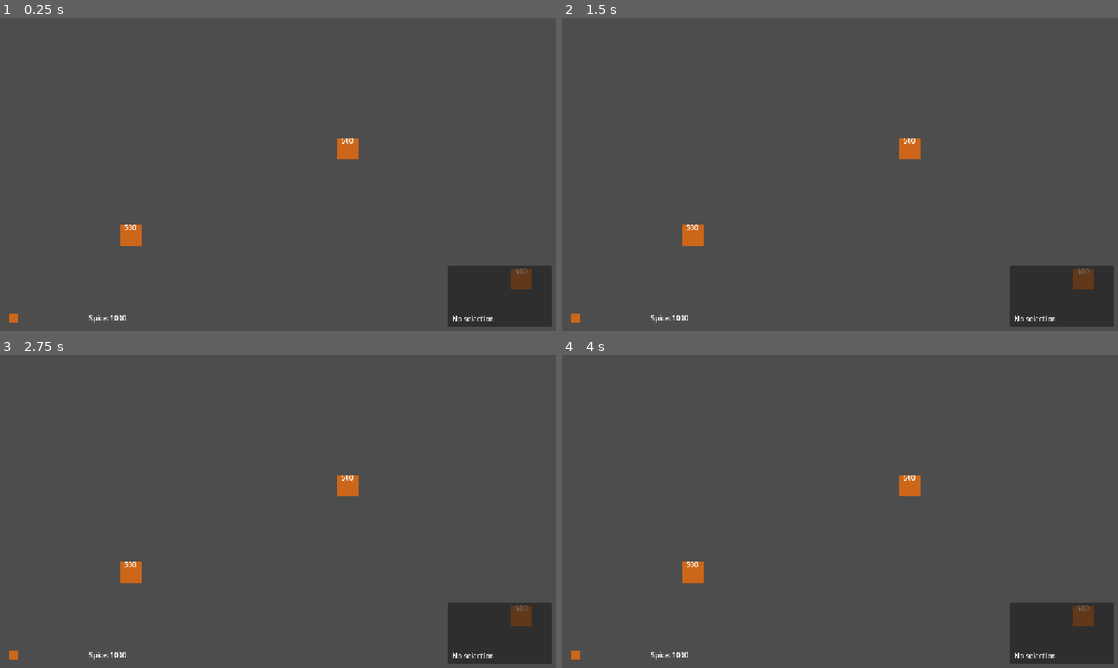
Above: before the commit, frames 1-4 (two rows, left to right).
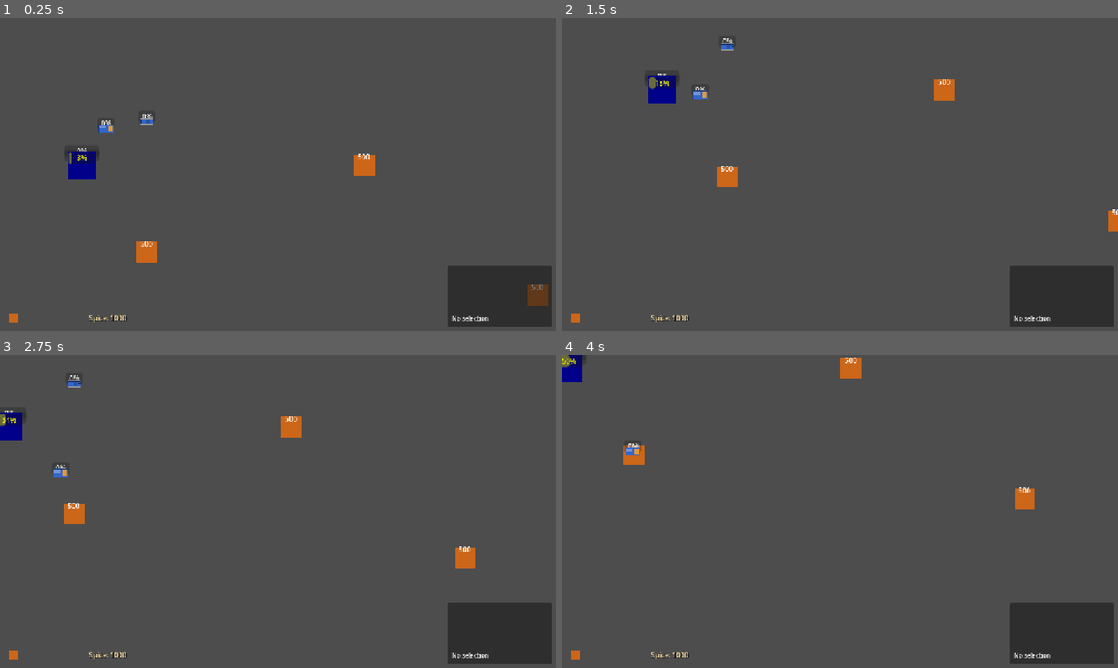
Above: after the commit, the same moments.

Repository: Massemassimo/Dune-RTS
Game: Godot game, scene res://scenes/Main.tscn
Same seed, same stepped clock (60 frames per second), same inputs: the game is played once before the commit and once after it.
Inputs (mouse positions are in pixels of both pictures, inside the frame that each line leads up to):
- Up to frame 1 (0.25 s): no input
- Up to frame 2 (1.5 s): tap Enter (ui_accept) at 0.5, 0.77 s; move the mouse to (962, 158) at 0.52 s; hold S (move_camera_down) 0.53-1.25 s; click (962, 158) at 0.67 s; drag from (728, 190) to (906, 149) at 1.27 s
- Up to frame 3 (2.75 s): move the mouse to (333, 442) at 2.02 s; hold D (move_camera_right) from 2.03 s (still down); click (333, 442) at 2.17 s
- Up to frame 4 (4 s): release D (move_camera_right) at 2.75 s; drag from (812, 574) to (1084, 614) at 2.77 s; move the mouse to (1006, 558) at 3.52 s; hold S (move_camera_down) from 3.53 s (still down); click (1006, 558) at 3.67 s; tap Enter (ui_accept) at 3.77 s

The runs differ from the first frame. In frame 1, 2.3% of the frame differs, in the area x 11-99%, y 30-98%; in frame 2, 2.2%; in frame 3, 2.2%; in frame 4, 2.0%.
Error before the commit: Parse Error: Could not resolve class "Unit". (res://scripts/Harvester.gd:1)

Commit message:
Basisfeatures

Diff:
--- a/scenes/Main.tscn
+++ b/scenes/Main.tscn
@@ -99,21 +99,21 @@
 
 [node name="SpiceDeposits" type="Node2D" parent="."]
 
-[node name="SpiceDeposit1" type="Area2D" parent="SpiceDeposits"]
+[node name="SpiceDeposit1" type="StaticBody2D" parent="SpiceDeposits"]
 position = Vector2(300, 500)
 script = ExtResource("3_r4jv9")
 
 [node name="CollisionShape2D" type="CollisionShape2D" parent="SpiceDeposits/SpiceDeposit1"]
 shape = SubResource("CircleShape2D_1")
 
-[node name="SpiceDeposit2" type="Area2D" parent="SpiceDeposits"]
+[node name="SpiceDeposit2" type="StaticBody2D" parent="SpiceDeposits"]
 position = Vector2(800, 300)
 script = ExtResource("3_r4jv9")
 
 [node name="CollisionShape2D" type="CollisionShape2D" parent="SpiceDeposits/SpiceDeposit2"]
 shape = SubResource("CircleShape2D_1")
 
-[node name="SpiceDeposit3" type="Area2D" parent="SpiceDeposits"]
+[node name="SpiceDeposit3" type="StaticBody2D" parent="SpiceDeposits"]
 position = Vector2(1200, 600)
 script = ExtResource("3_r4jv9")
 
--- a/scripts/Building.gd
+++ b/scripts/Building.gd
@@ -169,7 +169,7 @@
 
 func complete_production():
 	var unit_type = current_production["type"]
-	var unit_data = current_production["data"]
+	var _unit_data = current_production["data"]
 
 	# Spawn the unit near the building
 	var spawn_position = find_spawn_position()
@@ -284,12 +284,12 @@
 		"current_production": current_production.get("type", "")
 	}
 
-func can_produce_unit(unit_type: String) -> bool:
+func can_produce_unit(_unit_type: String) -> bool:
 	# Override in specific buildings to define what they can produce
 	return false
 
 # Input handling for selection
-func _input_event(viewport: Viewport, event: InputEvent, shape_idx: int):
+func _input_event(_viewport: Viewport, event: InputEvent, _shape_idx: int):
 	if event is InputEventMouseButton and event.pressed:
 		if event.button_index == MOUSE_BUTTON_LEFT:
 			var game_manager = get_tree().get_first_node_in_group("game_manager")
--- a/scripts/GameManager.gd
+++ b/scripts/GameManager.gd
@@ -23,7 +23,7 @@
 
 # References to key nodes
 var camera: Camera2D
-var ui_manager: Control
+var ui_manager: CanvasLayer
 var input_manager: InputManager
 
 # Game settings
@@ -31,35 +31,44 @@
 const STARTING_SPICE: int = 1000
 
 func _ready():
-	print("Dune RTS - Game Manager initialized")
+	# Game Manager initialized
 	setup_game()
+
+# Game loop processing can be added here if needed
+# func _process(_delta):
+#	pass
 
 func setup_game():
 	# Initialize game systems
 	current_state = GlobalEnums.GameState.PLAYING
-	player_spice = GlobalEnums.STARTING_SPICE
-	ai_spice = GlobalEnums.STARTING_SPICE
+	player_spice = STARTING_SPICE
+	ai_spice = STARTING_SPICE
 
 	# Find key nodes
-	camera = get_node_or_null("Camera2D")
-	ui_manager = get_node_or_null("UI")
-	input_manager = get_node_or_null("InputManager")
+	camera = get_node_or_null("../Camera2D")
+	ui_manager = get_node_or_null("../UI")
+	input_manager = get_node_or_null("../InputManager")
 
-	# Connect signals
-	spice_changed.connect(_on_spice_changed)
+	# Connect signals (spice_changed is handled directly by UI)
 	game_state_changed.emit(current_state)
+
+	# Setup input manager
+	if input_manager and camera:
+		input_manager.set_camera(camera)
 
 	# Spawn initial units for testing
 	spawn_test_units()
 
 func spawn_test_units():
+	# Spawn initial units for testing
+
 	# Spawn a test harvester for the player
 	var harvester_scene = preload("res://scenes/units/Harvester.tscn")
 	if harvester_scene:
 		var harvester = harvester_scene.instantiate()
 		harvester.position = Vector2(200, 200)
 		harvester.faction = player_faction
-		get_parent().add_child(harvester)
+		get_parent().add_child.call_deferred(harvester)
 		register_unit(harvester)
 
 	# Spawn a test tank
@@ -68,7 +77,7 @@
 		var tank = tank_scene.instantiate()
 		tank.position = Vector2(300, 200)
 		tank.faction = player_faction
-		get_parent().add_child(tank)
+		get_parent().add_child.call_deferred(tank)
 		register_unit(tank)
 
 	# Spawn a refinery
@@ -77,13 +86,16 @@
 		var refinery = refinery_scene.instantiate()
 		refinery.position = Vector2(150, 300)
 		refinery.faction = player_faction
-		get_parent().add_child(refinery)
+		get_parent().add_child.call_deferred(refinery)
 		register_building(refinery)
 
 func register_unit(unit):
 	all_units.append(unit)
 	unit.unit_died.connect(_on_unit_died)
-	unit.spice_collected.connect(_on_spice_collected)
+
+	# Only Harvesters have spice_collected signal
+	if unit is Harvester:
+		unit.spice_collected.connect(_on_spice_collected)
 
 func register_building(building):
 	all_buildings.append(building)
@@ -135,8 +147,7 @@
 		return true
 	return false
 
-func _on_spice_changed(new_amount: int):
-	print("Player spice: ", new_amount)
+# spice_changed signal is handled directly by UIManager
 
 func get_player_spice() -> int:
 	return player_spice
--- a/scripts/Harvester.gd
+++ b/scripts/Harvester.gd
@@ -1,5 +1,7 @@
-extends Unit
+extends "res://scripts/Unit.gd"
 class_name Harvester
+
+signal spice_collected(amount: int, faction: GlobalEnums.Faction)
 
 @export var spice_capacity: int = 100
 @export var collection_rate: int = 5
@@ -13,7 +15,9 @@
 var collection_interval: float = 1.0
 
 func _ready():
+	# Harvester initialization
 	super()
+	# Parent class initialized
 	unit_name = "Harvester"
 	max_health = 120.0
 	current_health = max_health
@@ -22,40 +26,68 @@
 	attack_range = 0.0
 	cost = 300
 
+	# Setting up harvester visuals
 	setup_harvester_visuals()
+	# Harvester ready
 
 func setup_harvester_visuals():
 	if sprite:
 		sprite.queue_free()
 
 	sprite = Sprite2D.new()
-	var texture = ImageTexture.new()
-	var image = Image.create(40, 30, false, Image.FORMAT_RGB8)
-
-	var color: Color
-	match faction:
-		GlobalEnums.Faction.ATREIDES:
-			color = Color(0.2, 0.4, 0.8)
-		GlobalEnums.Faction.HARKONNEN:
-			color = Color(0.8, 0.2, 0.2)
-		GlobalEnums.Faction.ORDOS:
-			color = Color(0.2, 0.8, 0.2)
-		_:
-			color = Color.GRAY
-
-	image.fill(color)
-	texture.set_image(image)
+	var texture = create_harvester_texture()
 	sprite.texture = texture
 	add_child(sprite)
 
+func create_harvester_texture() -> ImageTexture:
+	# Create harvester-specific visual (wider, with spice container)
+	var texture = ImageTexture.new()
+	var image = Image.create(40, 30, false, Image.FORMAT_RGBA8)
+
+	var primary_color = get_faction_color()
+	var dark_color = primary_color.darkened(0.4)
+	var light_color = primary_color.lightened(0.3)
+	var spice_color = Color(0.9, 0.6, 0.2)  # Orange for spice container
+
+	# Fill background
+	image.fill(Color.TRANSPARENT)
+
+	# Draw main body (rectangular)
+	for y in range(5, 25):
+		for x in range(3, 37):
+			var edge_dist = min(min(x-3, 37-x), min(y-5, 25-y))
+			if edge_dist >= 0:
+				if edge_dist < 1:
+					image.set_pixel(x, y, dark_color)  # Border
+				else:
+					image.set_pixel(x, y, primary_color)  # Fill
+
+	# Draw spice container (back section)
+	for y in range(8, 22):
+		for x in range(25, 35):
+			image.set_pixel(x, y, spice_color)
+
+	# Add front highlight
+	for y in range(8, 15):
+		for x in range(5, 20):
+			image.set_pixel(x, y, light_color)
+
+	texture.set_image(image)
+	return texture
+
 func _process(delta):
 	super(delta)
+
+	# Harvester operating normally
+
 	handle_harvester_behavior(delta)
 
 func handle_harvester_behavior(delta):
 	match harvester_state:
 		GlobalEnums.HarvesterState.IDLE:
 			find_spice_deposit()
+		GlobalEnums.HarvesterState.MOVING_TO_SPICE:
+			check_arrival_at_deposit()
 		GlobalEnums.HarvesterState.COLLECTING_SPICE:
 			handle_spice_collection(delta)
 
@@ -69,26 +101,44 @@
 		collection_timer = 0.0
 		var collected = target_spice_deposit.collect_spice(collection_rate)
 		current_spice += collected
-		print("%s collected %d spice" % [unit_name, collected])
+		spice_collected.emit(collected, faction)
+		# Spice collected successfully
 
 func find_spice_deposit():
+	# Searching for spice deposits
 	var spice_deposits = get_tree().get_nodes_in_group("spice_deposits")
+	# Found spice deposits in area
+
 	var nearest_deposit = null
 	var nearest_distance: float = INF
 
 	for deposit in spice_deposits:
+		# Evaluating spice deposit
 		if deposit.remaining_spice > 0:
 			var distance = global_position.distance_to(deposit.global_position)
+			# Calculating distance to deposit
 			if distance < nearest_distance:
 				nearest_distance = distance
 				nearest_deposit = deposit
 
 	if nearest_deposit:
+		# Moving to selected spice deposit
 		target_spice_deposit = nearest_deposit
 		move_to(target_spice_deposit.global_position)
+		harvester_state = GlobalEnums.HarvesterState.MOVING_TO_SPICE
+	# If no deposits found, harvester stays idle
+
+func check_arrival_at_deposit():
+	if not target_spice_deposit or not is_instance_valid(target_spice_deposit):
+		harvester_state = GlobalEnums.HarvesterState.IDLE
+		return
+
+	# Check if harvester is close enough to start collecting
+	var distance = global_position.distance_to(target_spice_deposit.global_position)
+	if distance <= collection_range:
 		harvester_state = GlobalEnums.HarvesterState.COLLECTING_SPICE
 
-func attack_unit(target):
+func attack_unit(_target):
 	pass
 
 func perform_attack():
--- a/scripts/InputManager.gd
+++ b/scripts/InputManager.gd
@@ -2,9 +2,7 @@
 class_name InputManager
 
 # Input handling for the game
-signal unit_selection_requested(screen_position: Vector2)
-signal unit_move_requested(target_position: Vector2)
-signal camera_move_requested(direction: Vector2)
+# Unused signals - kept for future functionality
 
 # Mouse state
 var mouse_position: Vector2
@@ -28,7 +26,6 @@
 
 func _process(delta):
 	handle_camera_movement(delta)
-	handle_mouse_input()
 
 func _input(event):
 	if event is InputEventMouseButton:
@@ -70,7 +67,7 @@
 		if not event.ctrl_pressed:
 			game_manager.deselect_all_units()
 
-func handle_right_click(world_pos: Vector2, event: InputEventMouseButton):
+func handle_right_click(world_pos: Vector2, _event: InputEventMouseButton):
 	# Right click = move or attack command
 	if game_manager.selected_units.size() > 0:
 		var target_object = get_object_at_position(world_pos)
@@ -88,7 +85,7 @@
 		game_manager.move_selected_units(world_pos)
 		print("Move command issued to position: ", world_pos)
 
-func handle_left_release(world_pos: Vector2, event: InputEventMouseButton):
+func handle_left_release(_world_pos: Vector2, _event: InputEventMouseButton):
 	is_dragging = false
 
 func handle_unit_selection(unit, event: InputEventMouseButton):
@@ -106,7 +103,7 @@
 		game_manager.deselect_all_units()
 		game_manager.select_unit(unit)
 
-func handle_building_selection(building, event: InputEventMouseButton):
+func handle_building_selection(building, _event: InputEventMouseButton):
 	if building.faction != game_manager.player_faction:
 		return  # Can't select enemy buildings
 
@@ -163,10 +160,10 @@
 	if camera:
 		return camera.get_global_mouse_position()
 	else:
-		return get_global_mouse_position()
+		return get_viewport().get_global_mouse_position()
 
 func get_object_at_position(world_pos: Vector2):
-	var space_state = get_world_2d().direct_space_state
+	var space_state = get_viewport().get_world_2d().direct_space_state
 	var query = PhysicsPointQueryParameters2D.new()
 	query.position = world_pos
 	query.collision_mask = 1 | 2  # Units and buildings
--- a/scripts/Refinery.gd
+++ b/scripts/Refinery.gd
@@ -34,7 +34,7 @@
 
 	return processed
 
-func can_produce_unit(unit_type: String) -> bool:
+func can_produce_unit(_unit_type: String) -> bool:
 	# Refineries don't produce units
 	return false
 
--- a/scripts/SpiceDeposit.gd
+++ b/scripts/SpiceDeposit.gd
@@ -1,4 +1,4 @@
-extends Area2D
+extends StaticBody2D
 class_name SpiceDeposit
 
 # Spice deposit properties
@@ -12,12 +12,17 @@
 
 # Regeneration timer
 var regen_timer: float = 0.0
+var initial_position: Vector2
 
 func _ready():
 	add_to_group("spice_deposits")
 	remaining_spice = max_spice
+	initial_position = global_position
 	setup_visuals()
 	setup_collision()
+
+	# Enable transform notifications for position locking
+	set_notify_transform(true)
 
 func setup_visuals():
 	# Create spice sprite (orange/brown deposit)
@@ -37,11 +42,14 @@
 	add_child(label)
 
 func setup_collision():
-	var collision = CollisionShape2D.new()
-	var shape = CircleShape2D.new()
-	shape.radius = 25
-	collision.shape = shape
-	add_child(collision)
+	# Check if collision shape already exists (from scene)
+	var existing_collision = get_node_or_null("CollisionShape2D")
+	if not existing_collision:
+		var collision = CollisionShape2D.new()
+		var shape = CircleShape2D.new()
+		shape.radius = 25
+		collision.shape = shape
+		add_child(collision)
 
 	collision_layer = 8  # Spice layer
 	collision_mask = 0   # Spice doesn't collide with anything
@@ -49,6 +57,7 @@
 func _process(delta):
 	handle_regeneration(delta)
 	update_visuals()
+
 
 func handle_regeneration(delta):
 	if regeneration_rate > 0 and remaining_spice < max_spice:
--- a/scripts/Tank.gd
+++ b/scripts/Tank.gd
@@ -1,4 +1,4 @@
-extends Unit
+extends "res://scripts/Unit.gd"
 class_name Tank
 
 @export var tank_type: String = "Light"
@@ -22,24 +22,54 @@
 		sprite.queue_free()
 
 	sprite = Sprite2D.new()
-	var texture = ImageTexture.new()
-	var image = Image.create(36, 24, false, Image.FORMAT_RGB8)
-
-	var color: Color
-	match faction:
-		GlobalEnums.Faction.ATREIDES:
-			color = Color(0.3, 0.5, 0.9)
-		GlobalEnums.Faction.HARKONNEN:
-			color = Color(0.9, 0.3, 0.3)
-		GlobalEnums.Faction.ORDOS:
-			color = Color(0.3, 0.9, 0.3)
-		_:
-			color = Color.GRAY
-
-	image.fill(color)
-	texture.set_image(image)
+	var texture = create_tank_texture()
 	sprite.texture = texture
 	add_child(sprite)
+
+func create_tank_texture() -> ImageTexture:
+	# Create tank-specific visual (with turret and tracks)
+	var texture = ImageTexture.new()
+	var image = Image.create(36, 24, false, Image.FORMAT_RGBA8)
+
+	var primary_color = get_faction_color()
+	var dark_color = primary_color.darkened(0.5)
+	var light_color = primary_color.lightened(0.2)
+	var metal_color = Color(0.6, 0.6, 0.6)
+
+	# Fill background
+	image.fill(Color.TRANSPARENT)
+
+	# Draw tank body (main hull)
+	for y in range(6, 18):
+		for x in range(4, 32):
+			var edge_dist = min(min(x-4, 32-x), min(y-6, 18-y))
+			if edge_dist >= 0:
+				if edge_dist < 1:
+					image.set_pixel(x, y, dark_color)  # Border
+				else:
+					image.set_pixel(x, y, primary_color)  # Fill
+
+	# Draw turret
+	for y in range(8, 16):
+		for x in range(12, 28):
+			if (x-20)*(x-20) + (y-12)*(y-12) < 25:  # Circular turret
+				image.set_pixel(x, y, primary_color.darkened(0.2))
+
+	# Draw cannon
+	for y in range(11, 13):
+		for x in range(28, 34):
+			image.set_pixel(x, y, dark_color)
+
+	# Add tracks
+	for y in range(4, 6):  # Top track
+		for x in range(4, 32):
+			image.set_pixel(x, y, metal_color)
+	for y in range(18, 20):  # Bottom track
+		for x in range(4, 32):
+			image.set_pixel(x, y, metal_color)
+
+	texture.set_image(image)
+	return texture
 
 func perform_attack():
 	if not attack_target or not is_instance_valid(attack_target):
--- a/scripts/UIManager.gd
+++ b/scripts/UIManager.gd
@@ -1,4 +1,4 @@
-extends Control
+extends CanvasLayer
 class_name UIManager
 
 # UI References
@@ -9,20 +9,34 @@
 var game_manager
 
 func _ready():
+	setup_ui_styling()
 	game_manager = get_tree().get_first_node_in_group("game_manager")
 	if game_manager:
 		game_manager.spice_changed.connect(_on_spice_changed)
 		game_manager.unit_selected.connect(_on_unit_selected)
 		game_manager.unit_deselected.connect(_on_unit_deselected)
 
+func setup_ui_styling():
+	# Apply better styling to UI elements
+	if spice_label:
+		spice_label.add_theme_color_override("font_color", Color(0.9, 0.8, 0.6))
+		spice_label.add_theme_font_size_override("font_size", 16)
+		spice_label.add_theme_color_override("font_shadow_color", Color(0, 0, 0, 0.8))
+		spice_label.add_theme_constant_override("shadow_offset_x", 1)
+		spice_label.add_theme_constant_override("shadow_offset_y", 1)
+
+	if selection_label:
+		selection_label.add_theme_color_override("font_color", Color(1, 1, 1))
+		selection_label.add_theme_font_size_override("font_size", 14)
+
 func _on_spice_changed(new_amount: int):
 	if spice_label:
-		spice_label.text = "Spice: %d" % new_amount
+		spice_label.text = "🧿 Spice: %d" % new_amount
 
-func _on_unit_selected(unit):
+func _on_unit_selected(_unit):
 	update_selection_display()
 
-func _on_unit_deselected(unit):
+func _on_unit_deselected(_unit):
 	update_selection_display()
 
 func update_selection_display():
@@ -32,9 +46,27 @@
 	var selected_count = game_manager.selected_units.size()
 
 	if selected_count == 0:
-		selection_label.text = "No selection"
+		selection_label.text = "🔍 No Selection\n\nClick to select units\nRight-click to move"
 	elif selected_count == 1:
 		var unit = game_manager.selected_units[0]
-		selection_label.text = "%s\nHealth: %d/%d" % [unit.unit_name, unit.current_health, unit.max_health]
+		var status = "Moving" if unit.is_moving else "Idle"
+		if unit is Harvester:
+			var harvester = unit as Harvester
+			selection_label.text = "🚛 %s [%s]\n❤️ Health: %d/%d\n🧿 Spice: %d/%d" % [
+				unit.unit_name,
+				status,
+				unit.current_health,
+				unit.max_health,
+				harvester.current_spice,
+				harvester.spice_capacity
+			]
+		else:
+			selection_label.text = "🎯 %s [%s]\n❤️ Health: %d/%d\n⚔️ Attack: %d" % [
+				unit.unit_name,
+				status,
+				unit.current_health,
+				unit.max_health,
+				unit.attack_damage
+			]
 	else:
-		selection_label.text = "%d units selected" % selected_count
+		selection_label.text = "👥 %d units selected\n\nRight-click to move all" % selected_count
--- a/scripts/Unit.gd
+++ b/scripts/Unit.gd
@@ -3,7 +3,7 @@
 
 # Unit signals
 signal unit_died(unit)
-signal spice_collected(amount: int, faction: GlobalEnums.Faction)
+# spice_collected signal moved to Harvester.gd where it's actually used
 signal unit_attacked(attacker, target)
 
 # Unit properties
@@ -42,32 +42,60 @@
 var ai_behavior_interval: float = 1.0
 
 func _ready():
+	# Unit initialization
 	current_health = max_health
 	setup_visuals()
 	setup_collision()
+	# Unit ready
 
 func setup_visuals():
-	# Create sprite (placeholder colored rectangle for now)
+	# Create better looking unit sprite
 	sprite = Sprite2D.new()
+	var texture = create_unit_texture()
+	sprite.texture = texture
+	add_child(sprite)
+
+func create_unit_texture() -> ImageTexture:
+	# Create a more detailed unit visual
 	var texture = ImageTexture.new()
-	var image = Image.create(32, 32, false, Image.FORMAT_RGB8)
-
-	# Color based on faction
-	var color: Color
+	var image = Image.create(32, 32, false, Image.FORMAT_RGBA8)
+
+	# Get faction color
+	var primary_color = get_faction_color()
+	var dark_color = primary_color.darkened(0.3)
+	var light_color = primary_color.lightened(0.2)
+
+	# Fill background (transparent)
+	image.fill(Color.TRANSPARENT)
+
+	# Draw unit shape (rounded rectangle for basic unit)
+	for y in range(4, 28):
+		for x in range(4, 28):
+			var distance_from_edge = min(min(x-4, 28-x), min(y-4, 28-y))
+			if distance_from_edge >= 0:
+				if distance_from_edge < 2:
+					image.set_pixel(x, y, dark_color)  # Border
+				else:
+					image.set_pixel(x, y, primary_color)  # Fill
+
+	# Add highlight
+	for y in range(6, 12):
+		for x in range(6, 26):
+			image.set_pixel(x, y, light_color)
+
+	texture.set_image(image)
+	return texture
+
+func get_faction_color() -> Color:
 	match faction:
 		GlobalEnums.Faction.ATREIDES:
-			color = Color.BLUE
+			return Color(0.2, 0.4, 0.8)  # Blue
 		GlobalEnums.Faction.HARKONNEN:
-			color = Color.RED
+			return Color(0.8, 0.2, 0.2)  # Red
 		GlobalEnums.Faction.ORDOS:
-			color = Color.GREEN
+			return Color(0.2, 0.7, 0.3)  # Green
 		_:
-			color = Color.GRAY
-
-	image.fill(color)
-	texture.set_image(image)
-	sprite.texture = texture
-	add_child(sprite)
+			return Color(0.5, 0.5, 0.5)  # Gray
 
 	# Create selection indicator
 	selection_indicator = Node2D.new()
@@ -94,12 +122,15 @@
 	collision_layer = 1  # Units layer
 	collision_mask = 1 | 2 | 4  # Can collide with units, buildings, terrain
 
-func _physics_process(delta):
+func _process(delta):
 	handle_movement(delta)
 	handle_combat(delta)
 	handle_ai(delta)
 
-func handle_movement(delta):
+func _physics_process(_delta):
+	move_and_slide()
+
+func handle_movement(_delta):
 	if movement_path.size() > 0 and path_index < movement_path.size():
 		is_moving = true
 		var target = movement_path[path_index]
@@ -107,11 +138,16 @@
 
 		velocity = direction * move_speed
 
+		# Debug movement every few frames
+		# Unit moving towards target
+
 		# Check if we've reached the current waypoint
 		if global_position.distance_to(target) < 10.0:
+			# Waypoint reached
 			path_index += 1
 			if path_index >= movement_path.size():
 				# Reached final destination
+				# Final destination reached
 				movement_path.clear()
 				path_index = 0
 				is_moving = false
@@ -120,9 +156,7 @@
 		is_moving = false
 		velocity = Vector2.ZERO
 
-	move_and_slide()
-
-func handle_combat(delta):
+func handle_combat(_delta):
 	if attack_target and is_instance_valid(attack_target):
 		var distance = global_position.distance_to(attack_target.global_position)
 
@@ -131,7 +165,7 @@
 			movement_path.clear()
 			is_moving = false
 
-			if Time.get_time_since_startup() - last_attack_time >= attack_cooldown:
+			if Time.get_unix_time_from_system() - last_attack_time >= attack_cooldown:
 				perform_attack()
 		else:
 			# Target out of range, move closer
@@ -172,10 +206,12 @@
 	return nearest
 
 func move_to(target: Vector2):
+	# Unit movement ordered
 	# Simple pathfinding - direct line for now
 	movement_path = [target]
 	path_index = 0
 	target_position = target
+	# Movement path configured
 
 func attack_unit(target):
 	if target and is_instance_valid(target):
@@ -184,10 +220,10 @@
 
 func perform_attack():
 	if attack_target and is_instance_valid(attack_target):
-		last_attack_time = Time.get_time_since_startup()
+		last_attack_time = Time.get_unix_time_from_system()
 		attack_target.take_damage(attack_damage)
 		unit_attacked.emit(self, attack_target)
-		print("%s attacks %s for %d damage" % [unit_name, attack_target.unit_name, attack_damage])
+		# Unit attacks target
 
 func take_damage(damage: float):
 	var actual_damage = max(damage - armor, 0)
@@ -195,7 +231,7 @@
 	health_bar.value = current_health
 	health_bar.visible = current_health < max_health
 
-	print("%s takes %d damage, health: %d" % [unit_name, actual_damage, current_health])
+	# Unit takes damage
 
 	if current_health <= 0:
 		die()
@@ -207,7 +243,7 @@
 		health_bar.visible = false
 
 func die():
-	print("%s has died" % unit_name)
+	# Unit has died
 	unit_died.emit(self)
 	queue_free()
 
@@ -220,9 +256,17 @@
 		selection_indicator.queue_redraw()
 
 func _draw():
-	if is_selected and selection_indicator:
-		# Draw selection circle
-		draw_arc(Vector2.ZERO, 25, 0, TAU, 32, Color.WHITE, 2.0)
+	if is_selected:
+		# Draw animated selection circle
+		var time = Time.get_unix_time_from_system()
+		var pulse = sin(time * 4.0) * 0.2 + 0.8  # Pulsing effect
+		var radius = 28.0
+		var color = Color.WHITE
+		color.a = pulse
+
+		# Draw double ring for better visibility
+		draw_arc(Vector2.ZERO, radius, 0, TAU, 32, color, 2.0)
+		draw_arc(Vector2.ZERO, radius - 3, 0, TAU, 32, color * 0.6, 1.0)
 
 func set_faction(new_faction: GlobalEnums.Faction):
 	faction = new_faction
@@ -241,7 +285,7 @@
 	}
 
 # Input handling for selection
-func _input_event(viewport: Viewport, event: InputEvent, shape_idx: int):
+func _input_event(_viewport: Viewport, event: InputEvent, _shape_idx: int):
 	if event is InputEventMouseButton and event.pressed:
 		if event.button_index == MOUSE_BUTTON_LEFT:
 			var game_manager = get_tree().get_first_node_in_group("game_manager")
--- /dev/null
+++ b/themes/DuneUITheme.tres
@@ -0,0 +1,34 @@
+[gd_resource type="Theme" format=3]
+
+[ext_resource type="FontFile" path="res://fonts/default_font.tres" id="1"]
+
+[sub_resource type="StyleBoxFlat" id="panel_style"]
+bg_color = Color(0.1, 0.08, 0.05, 0.9)
+border_width_left = 2
+border_width_top = 2
+border_width_right = 2
+border_width_bottom = 2
+border_color = Color(0.6, 0.4, 0.2, 1)
+corner_radius_top_left = 4
+corner_radius_top_right = 4
+corner_radius_bottom_right = 4
+corner_radius_bottom_left = 4
+
+[sub_resource type="StyleBoxFlat" id="label_style"]
+bg_color = Color(0, 0, 0, 0.7)
+border_width_left = 1
+border_width_top = 1
+border_width_right = 1
+border_width_bottom = 1
+border_color = Color(0.4, 0.3, 0.2, 1)
+corner_radius_top_left = 2
+corner_radius_top_right = 2
+corner_radius_bottom_right = 2
+corner_radius_bottom_left = 2
+
+[resource]
+default_font = ExtResource("1")
+Panel/styles/panel = SubResource("panel_style")
+Label/styles/normal = SubResource("label_style")
+Label/colors/font_color = Color(0.9, 0.8, 0.6, 1)
+Label/font_sizes/font_size = 14
